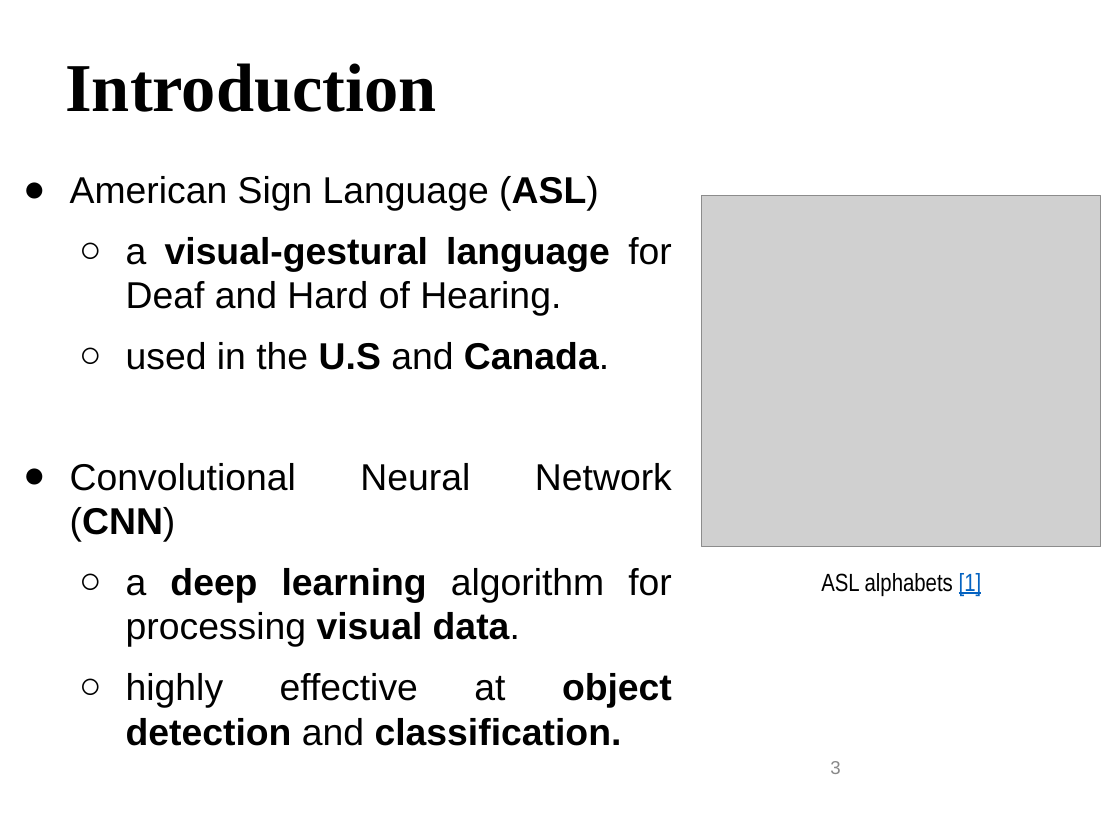
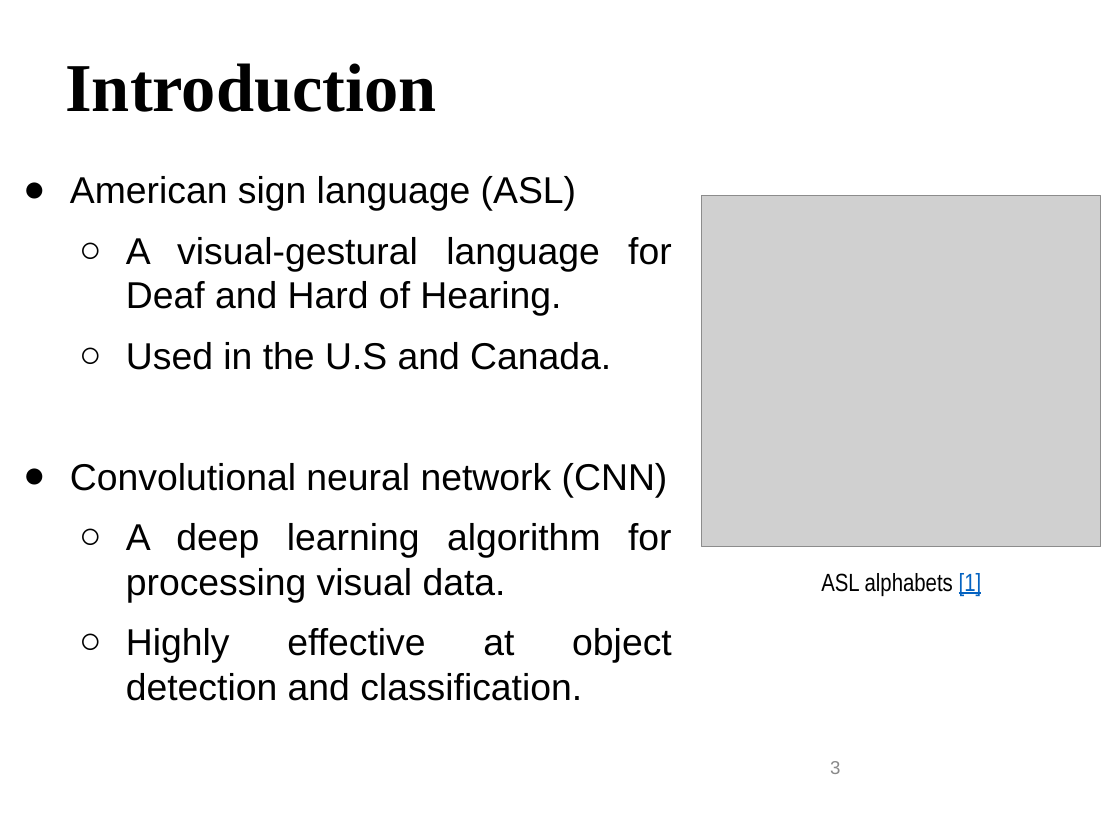
Before and after one commit to ATESAM-ABDULLAH/ASL-alphabet-recognition, a slide deck: slide 3 of Paper/CCECE - ASL sign Recognition using CNNs.pptx. Drawn at 1120x840 pixels with LibreOffice and Linux fonts; fonts in the diff are those of the drawing; grey boxes stand for pictures; background and template pictures are left out. Boxes give left, top, right and bottom in pixels: in the first picture for what was removed or moved away, otherwise in the second. Text is boxed around its words. In the diff, an @@ line names an element or a change of style, - is before the commit and + after.

```diff
--- a/Paper/CCECE - ASL sign Recognition using CNNs.pptx
+++ b/Paper/CCECE - ASL sign Recognition using CNNs.pptx
@@ text at (x1=70, y1=176, x2=672, y2=701): text changed @@
-● American Sign Language (ASL)
-  ○ a visual-gestural language for Deaf and Hard of Hearing.
-  ○ used in the U.S and Canada.
-● Convolutional Neural Network (CNN)
-  ○ a deep learning algorithm for processing visual data.
-  ○ highly effective at object detection and classification.
+● American sign language (ASL)
+  ○ A visual-gestural language for Deaf and Hard of Hearing.
+  ○ Used in the U.S and Canada.
+● Convolutional neural network (CNN)
+  ○ A deep learning algorithm for processing visual data.
+  ○ Highly effective at object detection and classification.
```
Also in this commit, not shown: 8 other slides changed, 3 other files.
